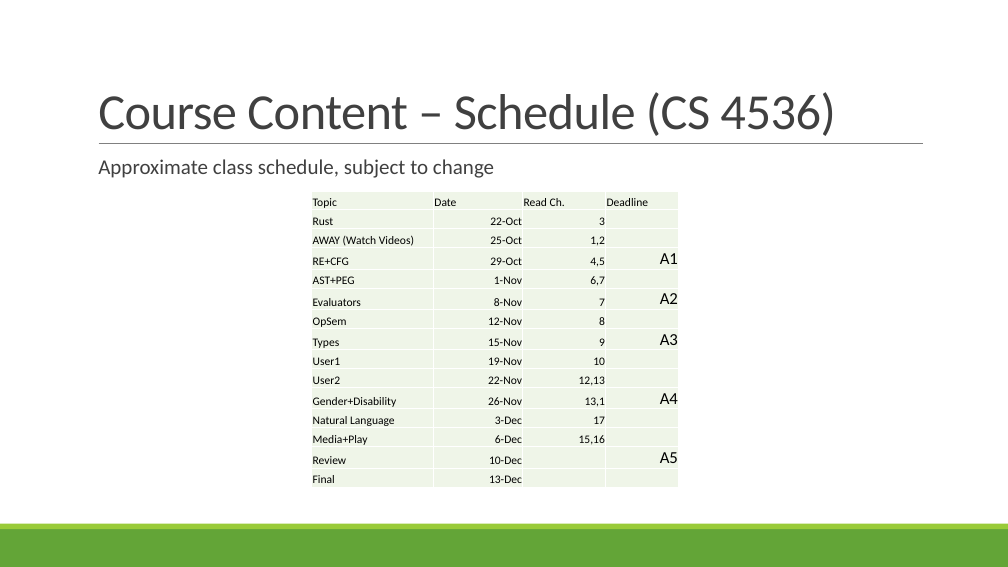
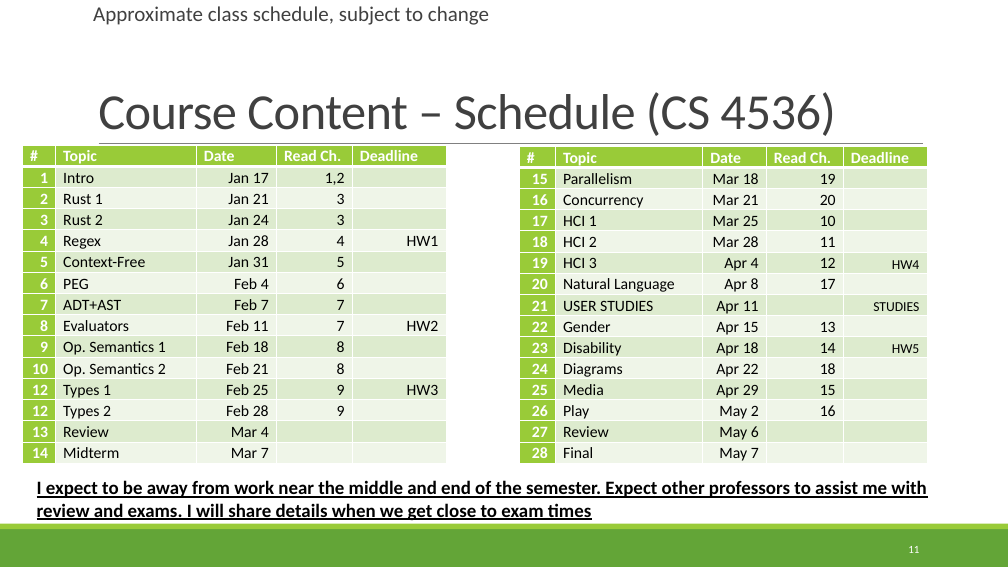
Before and after one commit to rbohrer/pl-course, a slide deck: slide 11 of LectureSlides/01Intro.pptx (slide 13 before the commit). Drawn at 1008x567 pixels with LibreOffice and Linux fonts; fonts in the diff are those of the drawing. Boxes give left, top, right and bottom in pixels: in the first picture for what was removed or moved away, otherwise in the second. Text is boxed around its words. In the diff, an @@ line names an element or a change of style, - is before the commit and + after.

```diff
--- a/LectureSlides/01Intro.pptx
+++ b/LectureSlides/01Intro.pptx
@@ text "Approximate class schedule, subject to ...": place and size @@
-text "Approximate class schedule, subject to ..." at [98,159,494,178]
+text "Approximate class schedule, subject to ..." at [93,6,489,25]
@@ table added at [23,145,446,462], 15 rows, 5 columns @@
+# | Topic | Date | Read Ch. | Deadline
+1 | Intro | Jan 17 | 1,2 | 
+2 | Rust 1 | Jan 21 | 3 | 
+3 | Rust 2 | Jan 24 | 3 | 
+4 | Regex | Jan 28 | 4 | HW1
+5 | Context-Free | Jan 31 | 5 | 
+6 | PEG | Feb 4 | 6 | 
+7 | ADT+AST | Feb 7 | 7 | 
+8 | Evaluators | Feb 11 | 7 | HW2
+9 | Op. Semantics 1 | Feb 18 | 8 | 
+10 | Op. Semantics 2 | Feb 21 | 8 | 
+12 | Types 1 | Feb 25 | 9 | HW3
+12 | Types 2 | Feb 28 | 9 | 
+13 | Review | Mar 4 |  | 
+14 | Midterm | Mar 7 |  | 
@@ table added at [520,147,928,465], 15 rows, 5 columns @@
+# | Topic | Date | Read Ch. | Deadline
+15 | Parallelism | Mar 18 | 19 | 
+16 | Concurrency | Mar 21 | 20 | 
+17 | HCI 1 | Mar 25 | 10 | 
+18 | HCI 2 | Mar 28 | 11 | 
+19 | HCI 3 | Apr 4 | 12 | HW4
+20 | Natural Language | Apr 8 | 17 | 
+21 | USER STUDIES | Apr 11 |  | STUDIES
+22 | Gender | Apr 15 | 13 | 
+23 | Disability | Apr 18 | 14 | HW5
+24 | Diagrams | Apr 22 | 18 | 
+25 | Media | Apr 29 | 15 | 
+26 | Play | May 2 | 16 | 
+27 | Review | May 6 |  | 
+28 | Final | May 7 |  | 
@@ table removed at [312,191,679,487], 15 rows, 4 columns @@
-Topic | Date | Read Ch. | Deadline
-Rust | 22-Oct | 3 | 
-AWAY (Watch Videos) | 25-Oct | 1,2 | 
-RE+CFG | 29-Oct | 4,5 | A1
-AST+PEG | 1-Nov | 6,7 | 
-Evaluators | 8-Nov | 7 | A2
-OpSem | 12-Nov | 8 | 
-Types | 15-Nov | 9 | A3
-User1 | 19-Nov | 10 | 
-User2 | 22-Nov | 12,13 | 
-Gender+Disability | 26-Nov | 13,1 | A4
-Natural Language | 3-Dec | 17 | 
-Media+Play | 6-Dec | 15,16 | 
-Review | 10-Dec |  | A5
-Final | 13-Dec |  | 
@@ text added at [37,479,926,521], 18 pt, text #000000, bold, underline @@
+I expect to be away from work near the middle and end of the semester. Expect other professors to assist me with review and exams. I will share details when we get close to exam times
@@ page number added at [908,546,919,553], 10.5 pt, text #FFFFFF @@
+11
```
Also in this commit, not shown: 36 other slides changed, 3 slides removed, 15 other files.
